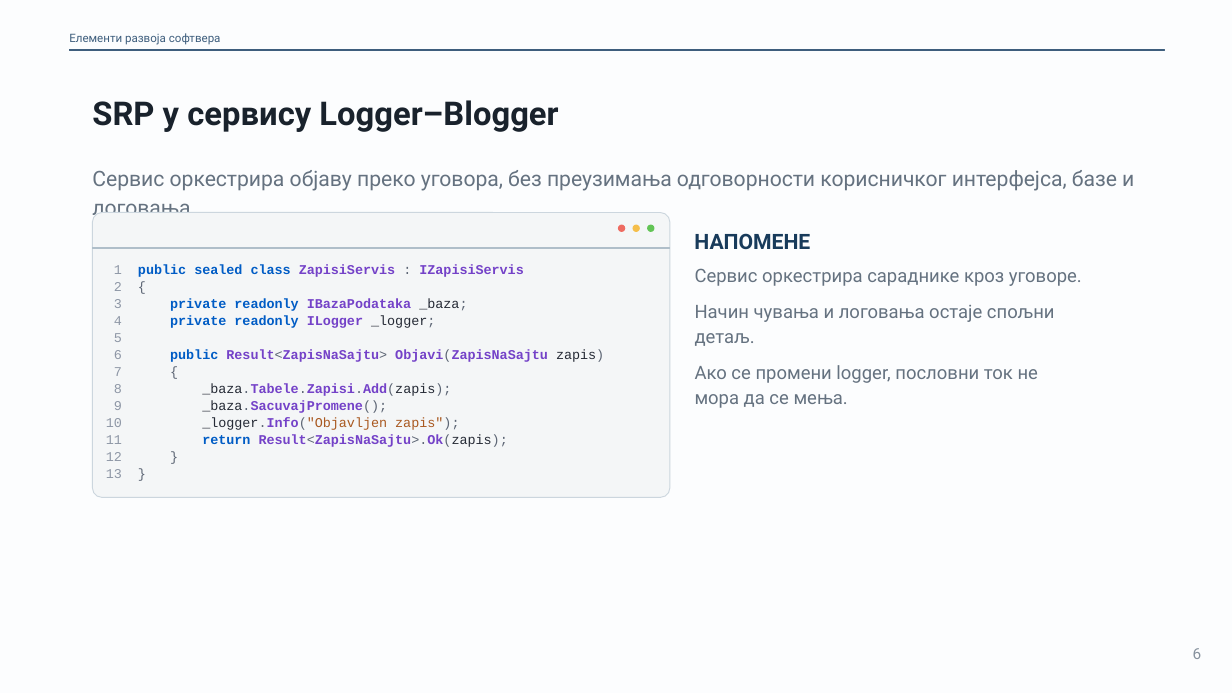
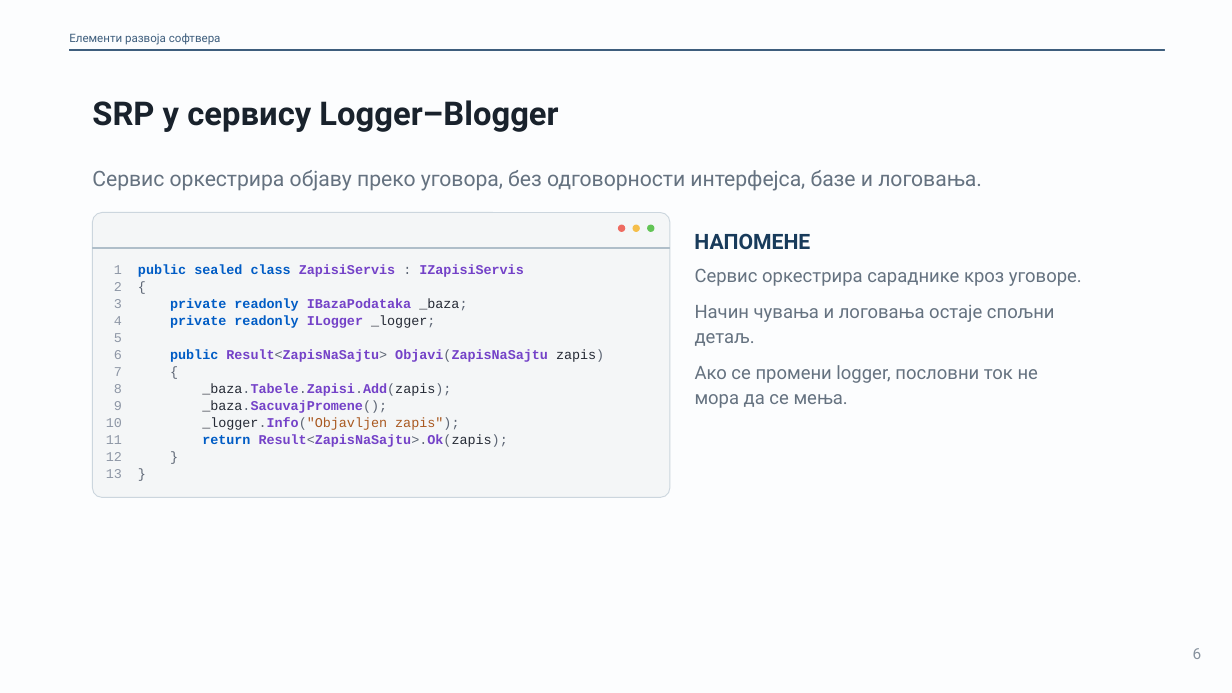
Before and after one commit to owlCoder/ftn-nastavni-materijali, a slide deck: slide 6 of 01 Elementi Razvoja Softvera/02 Prezentacije/PPTX/02_SOLID_i_Clean_Architecture.pptx. Drawn at 1232x693 pixels with LibreOffice and Linux fonts; fonts in the diff are those of the drawing. Boxes give left, top, right and bottom in pixels: in the first picture for what was removed or moved away, otherwise in the second. Text is boxed around its words. In the diff, an @@ line names an element or a change of style, - is before the commit and + after.

Commit message:
Fix ERS deck layout issues and export the PDFs from PowerPoint
Remove the stray title-bar shapes from code windows, rejoin code lines that
were split inside a token, keep quote text clear of its rule, restyle four
flow labels and align two slides of the intro deck with the rest. Deck 06 now
states that Kova 0.3.2 loads AGENTS.md automatically.

```diff
--- a/01 Elementi Razvoja Softvera/02 Prezentacije/PPTX/02_SOLID_i_Clean_Architecture.pptx
+++ b/01 Elementi Razvoja Softvera/02 Prezentacije/PPTX/02_SOLID_i_Clean_Architecture.pptx
@@ text at (92, 170, 982, 191): text changed @@
-Сервис оркестрира објаву преко уговора, без преузимања одговорности корисничког интерфејса, базе и логовања.
+Сервис оркестрира објаву преко уговора, без одговорности интерфејса, базе и логовања.
```
Also in this commit, not shown: 17 other files.
